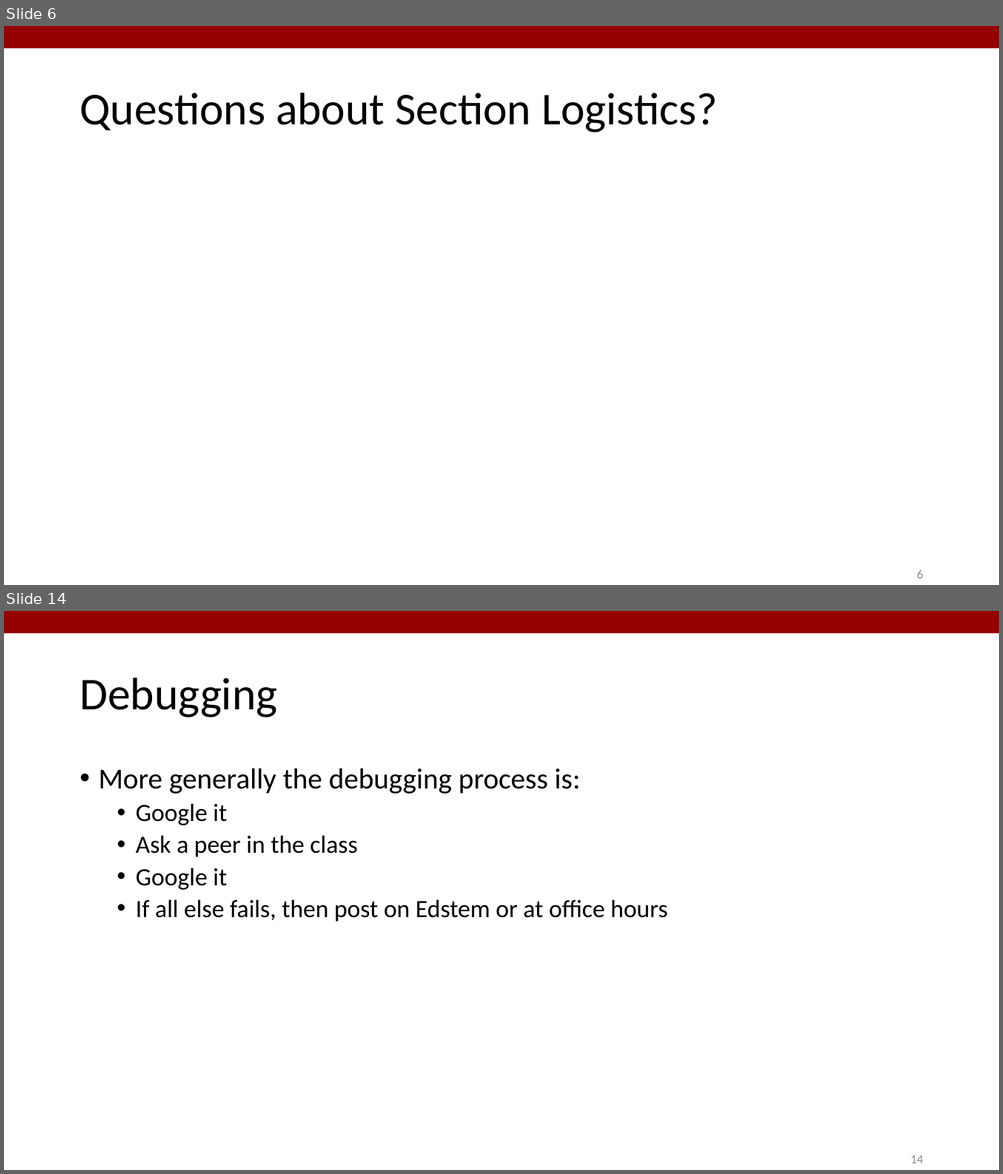
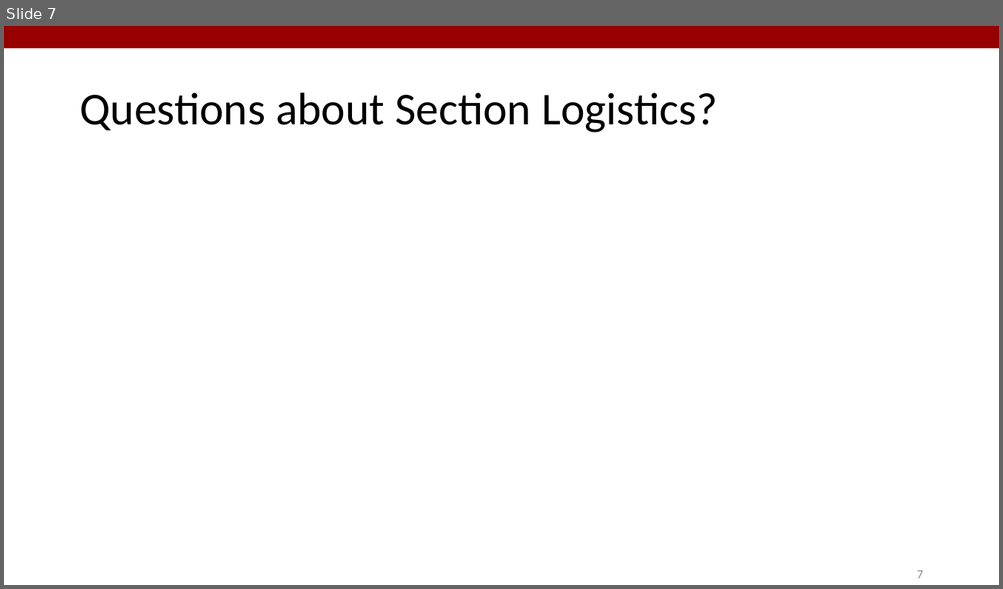
Before and after one commit to StanfordASL/PoRA-I-Sections, a slide deck: s1/slides/s1.pptx. Shown one above the other, each under a label of ours: slides 6 and 14 before the commit, slide 7 after it; the slides between them are not shown. The pictures are 1003x1174 and 1003x589 pixels, drawn with LibreOffice and Linux fonts; fonts in the diff are those of the drawing. Boxes give left, top, right and bottom in pixels: in the first picture for what was removed or moved away, otherwise in the second. Text is boxed around its words. In the diff, an @@ line names an element or a change of style, - is before the commit and + after.

```diff
--- a/s1/slides/s1.pptx
+++ b/s1/slides/s1.pptx
@@ slide 14 removed at (x1=4, y1=611, x2=999, y2=1170), background #FFFFFF; not listed: 1 template element that a slide beside it also shows @@
@@ text removed at (x1=79, y1=678, x2=277, y2=718) @@
-Debugging
@@ text removed at (x1=99, y1=768, x2=667, y2=922) @@
-• More generally the debugging process is:
-  • Google it
-  • Ask a peer in the class
-  • Google it
-  • If all else fails, then post on Edstem or at office hours
@@ page number removed at (x1=910, y1=1156, x2=923, y2=1164) @@
-14
@@ what was slide 6 is now slide 7 @@
@@ page number at (x1=916, y1=571, x2=922, y2=579): text changed @@
-6
+7
```
Also in this commit, not shown: 7 slides changed, 3 slides added, 5 other slides removed, 4 other files.
